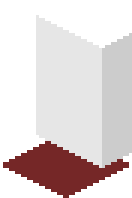
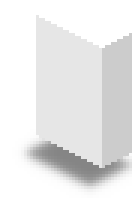
Layer changes from the first w=132, h=198 image to the second:
added layer "Shadow copy" (60%) above "Bottom" over [12, 135, 132, 198]
hid "Bottom" over [3, 135, 129, 198]
